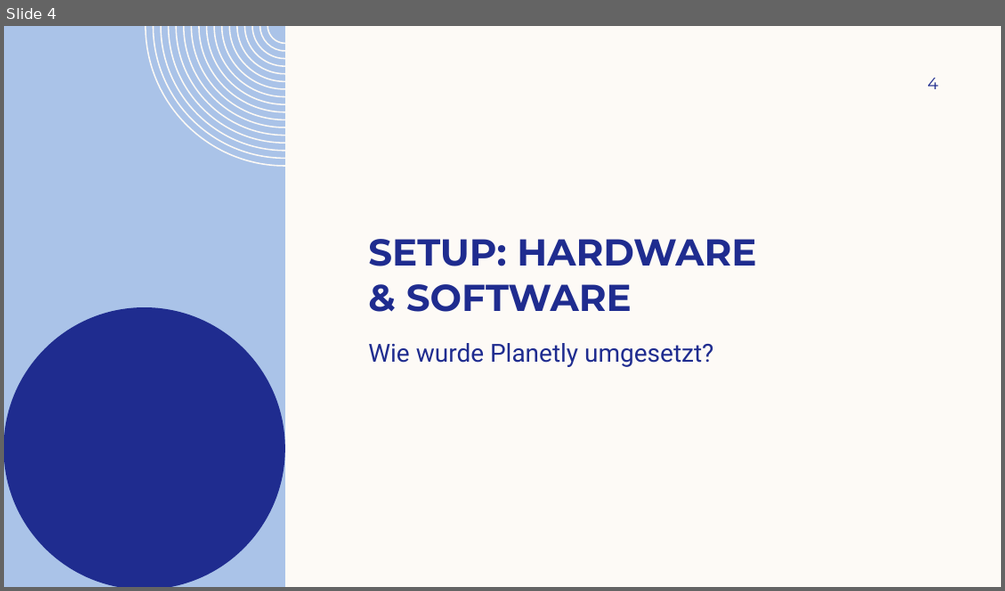
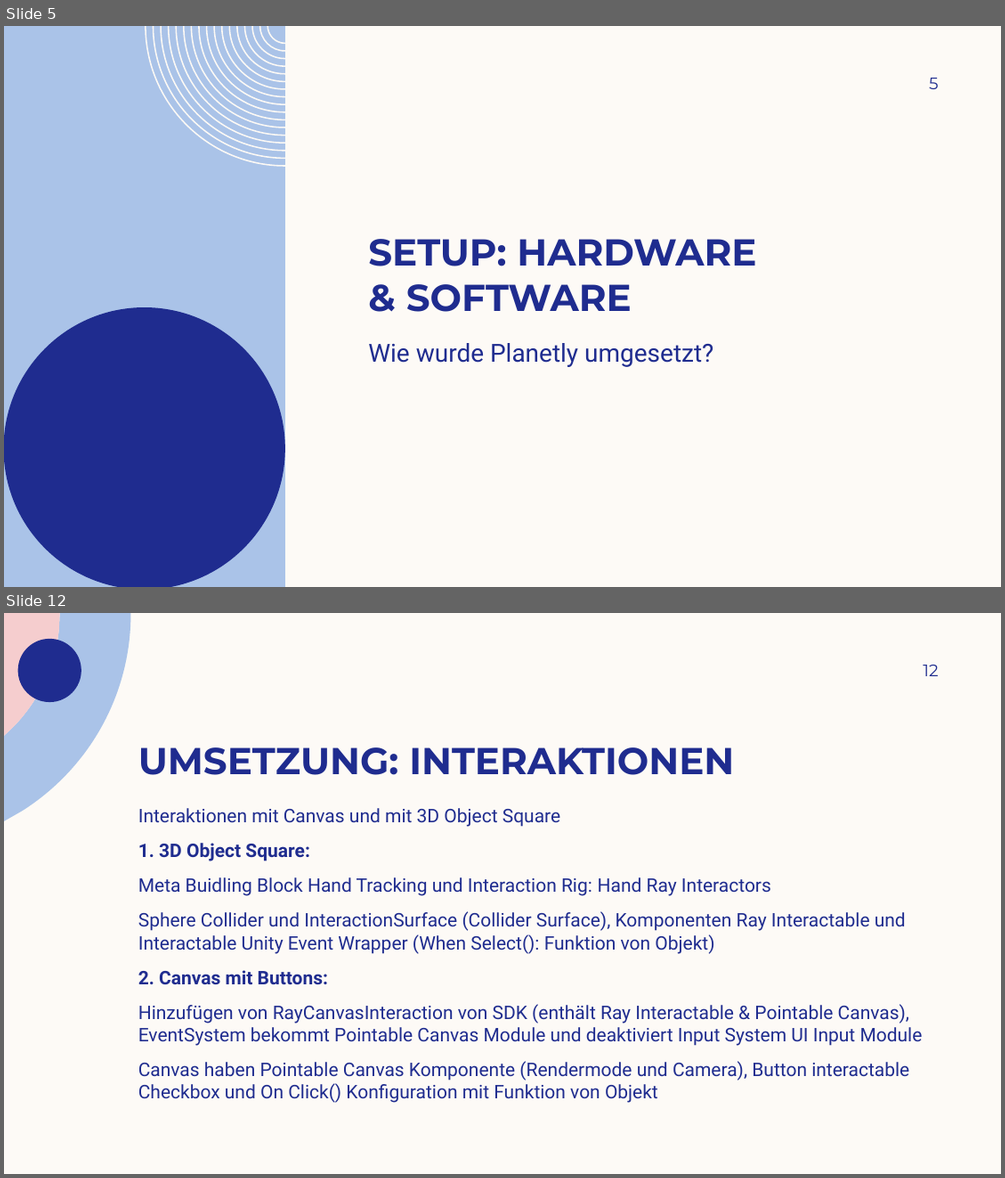
Before and after one commit to daisiedjulietse25/mr-endprojekt-Pospischek-2026-10-18_02-25-46, a slide deck: Praesentation.pptx. Shown one above the other, each under a label of ours: slide 4 before the commit, slides 5 and 12 after it; the slides between them are not shown. The pictures are 1005x591 and 1005x1178 pixels, drawn with LibreOffice and Linux fonts; fonts in the diff are those of the drawing; background and template pictures are left out. Boxes give left, top, right and bottom in pixels: in the first picture for what was removed or moved away, otherwise in the second. Text is boxed around its words. In the diff, an @@ line names an element or a change of style, - is before the commit and + after.

```diff
--- a/Praesentation.pptx
+++ b/Praesentation.pptx
@@ slide 12 added at [4,613,1001,1174], background #FDFAF6 @@
@@ freeform shape added at [4,613,131,821], fill #AAC3E8 @@
@@ freeform shape added at [4,613,60,736], fill #F5CDCE @@
@@ freeform shape added at [18,639,81,702], fill #1F2C8F @@
@@ page number added at [922,665,938,676], 16 pt, text #1F2C8F @@
+12
@@ title added at [138,747,734,775], 36 pt, text #1F2C8F, bold @@
+UMSETZUNG: INTERAKTIONEN
@@ text added at [138,808,922,1103], 18 pt, text #1F2C8F @@
+Interaktionen mit Canvas und mit 3D Object Square
+1. 3D Object Square:
+Meta Buidling Block Hand Tracking und Interaction Rig: Hand Ray Interactors
+Sphere Collider und InteractionSurface (Collider Surface), Komponenten Ray Interactable und Interactable Unity Event Wrapper (When Select(): Funktion von Objekt)
+2. Canvas mit Buttons:
+Hinzufügen von RayCanvasInteraction von SDK (enthält Ray Interactable & Pointable Canvas), EventSystem bekommt Pointable Canvas Module und deaktiviert Input System UI Input Module
+Canvas haben Pointable Canvas Komponente (Rendermode und Camera), Button interactable Checkbox und On Click() Konfiguration mit Funktion von Objekt
@@ what was slide 4 is now slide 5 @@
@@ page number at [929,78,938,89]: text changed @@
-4
+5
```
Also in this commit, not shown: 3 slides changed, 8 other slides added, 7 slides removed, 3 other files.
